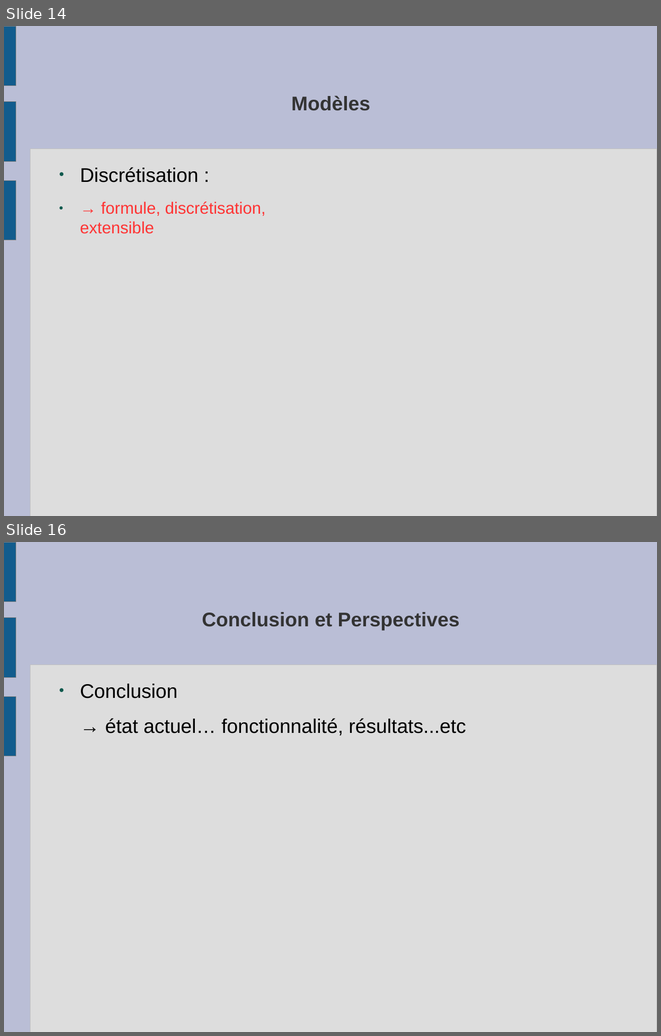
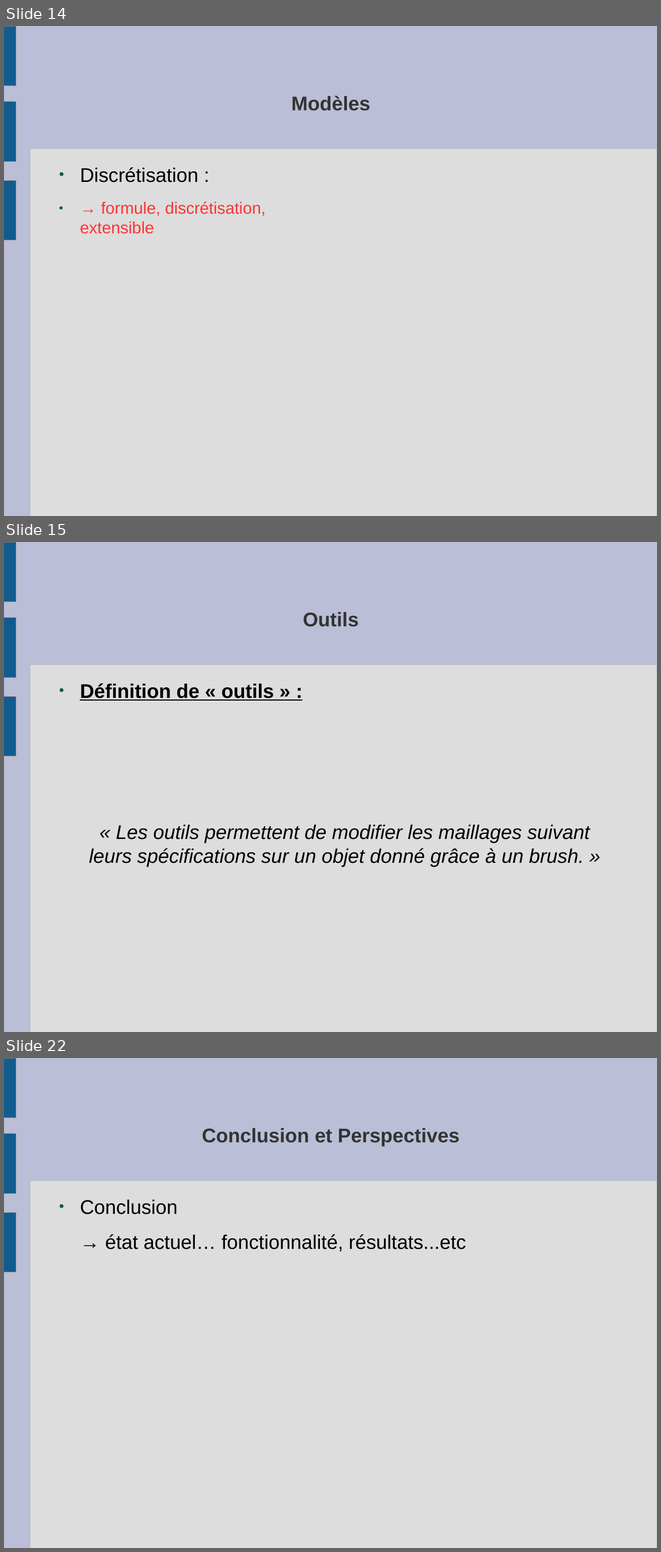
Before and after one commit to slvrgauthier/OpenSculpt, a slide deck: Documentation/Soutenance.odp. Shown one above the other, each under a label of ours: slides 14 and 16 before the commit, slides 14, 15 and 22 after it; the slides between them are not shown. The pictures are 661x1036 and 661x1552 pixels, drawn with LibreOffice and Linux fonts; fonts in the diff are those of the drawing. Boxes give left, top, right and bottom in pixels: in the first picture for what was removed or moved away, otherwise in the second. Text is boxed around its words. In the diff, an @@ line names an element or a change of style, - is before the commit and + after.

```diff
--- a/Documentation/Soutenance.odp
+++ b/Documentation/Soutenance.odp
@@ slide 15 added at (4,542,657,1032), background #BABED6; not listed: 4 template elements that a slide beside it also shows @@
@@ title added at (303,612,359,627), 24 pt, text #333333, bold @@
+Outils
@@ text added at (80,683,590,867), 24 pt, text #000000, italic @@
+● Définition de « outils » :
+« Les outils permettent de modifier les maillages suivant leurs spécifications sur un objet donné grâce à un brush. »
@@ what was slide 16 is now slide 22 @@
```
Also in this commit, not shown: 6 other slides added, 1 slide removed, 2 other files.
